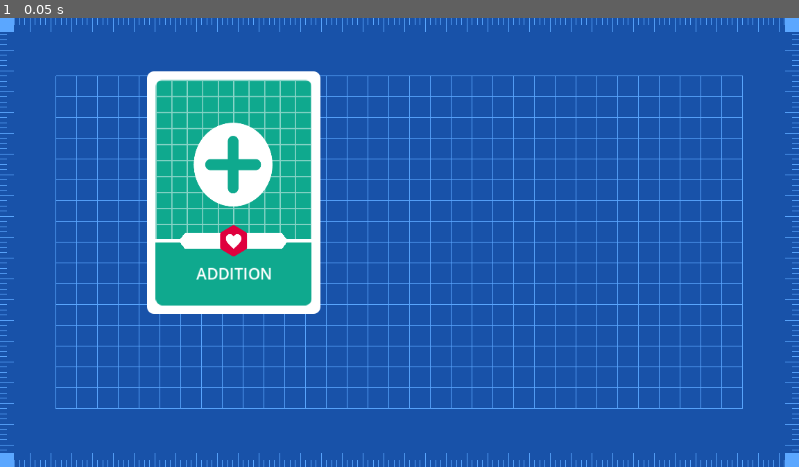
Above: before the commit, frame 1.
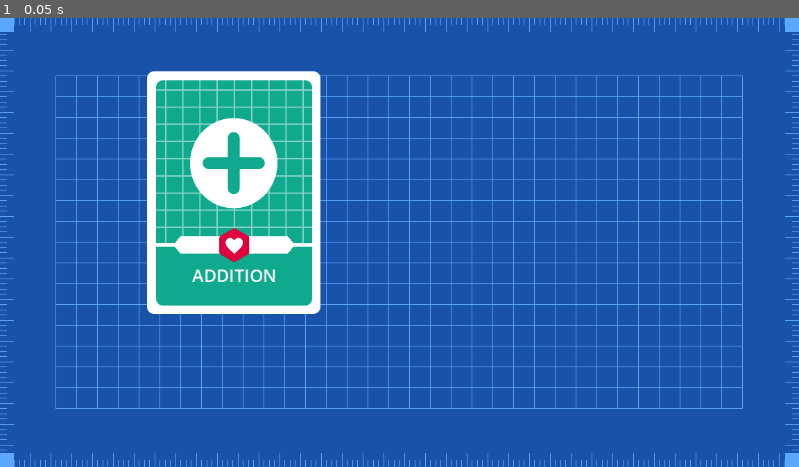
Above: after the commit, the same moment.

Repository: IamFastre/Numertica
Game: Godot game, scene res://scenes/game.tscn
The game is run twice, just before and just after one commit, with the same random seed, the same clock (stepped at 60 frames per second) and the same inputs.
Inputs:
- Up to frame 1 (0.05 s): no input

The runs differ from the first frame. In frame 1, 3.1% of the frame differs, in the area x 19-40%, y 13-65%.

Commit message:
fixes to card scene

Diff:
--- a/scenes/card.tscn
+++ b/scenes/card.tscn
@@ -7,22 +7,21 @@
 [node name="Card" type="Node2D"]
 script = ExtResource("1_7a6ey")
 
-[node name="Sprite" type="Sprite2D" parent="."]
+[node name="Sprite" type="TextureRect" parent="."]
 texture = ExtResource("2_fj6ve")
-centered = false
-region_rect = Rect2(0, 10.9048, 250, 339.095)
 
-[node name="Canvas" type="Sprite2D" parent="Sprite"]
+[node name="Canvas" type="TextureRect" parent="Sprite"]
 self_modulate = Color(0, 0, 0, 1)
 clip_children = 2
-position = Vector2(12.5, 12.5)
-scale = Vector2(0.9, 0.929)
+offset_left = 12.5
+offset_top = 12.5
+offset_right = 237.5
+offset_bottom = 337.5
 texture = ExtResource("2_fj6ve")
-centered = false
-region_rect = Rect2(0, 10.9048, 250, 339.095)
+expand_mode = 1
 
 [node name="Content" type="Control" parent="Sprite/Canvas"]
-layout_mode = 3
+layout_mode = 1
 anchors_preset = 15
 anchor_right = 1.0
 anchor_bottom = 1.0
@@ -33,9 +32,10 @@
 [node name="Art" type="Control" parent="Sprite/Canvas/Content"]
 layout_mode = 1
 anchors_preset = 0
-offset_right = 250.0
-offset_bottom = 250.0
-metadata/_edit_use_anchors_ = true
+offset_left = -12.5
+offset_top = -12.5
+offset_right = 237.5
+offset_bottom = 237.5
 
 [node name="Background" type="TextureRect" parent="Sprite/Canvas/Content/Art"]
 layout_mode = 1
@@ -63,10 +63,10 @@
 anchor_top = 0.857
 anchor_right = 0.504
 anchor_bottom = 0.857
-offset_left = -125.0
-offset_top = -49.95
-offset_right = 125.0
-offset_bottom = 50.05
+offset_left = -113.4
+offset_top = -41.025
+offset_right = 111.6
+offset_bottom = 46.475
 
 [node name="CardName" type="Label" parent="Sprite/Canvas/Content/Textual"]
 layout_mode = 1
@@ -89,20 +89,20 @@
 max_lines_visible = 1
 
 [node name="InfoBox" type="Polygon2D" parent="Sprite/Canvas/Content"]
-position = Vector2(37, 250)
+position = Vector2(25, 237.5)
 antialiased = true
 polygon = PackedVector2Array(0, 0, 10, -12.5, 165, -12.5, 175, 0, 165, 12.5, 10, 12.5)
 
 [node name="Separator" type="Line2D" parent="Sprite/Canvas/Content"]
-position = Vector2(0, 250)
-points = PackedVector2Array(0, 0, 250, 0)
+position = Vector2(0, 237.5)
+points = PackedVector2Array(0, 0, 225, 0)
 width = 5.0
 
 [node name="Icon" type="TextureRect" parent="Sprite/Canvas/Content"]
 layout_mode = 0
-offset_left = 100.0
-offset_top = 225.0
-offset_right = 150.0
-offset_bottom = 275.0
+offset_left = 87.5
+offset_top = 212.5
+offset_right = 137.5
+offset_bottom = 262.5
 expand_mode = 1
 stretch_mode = 5
